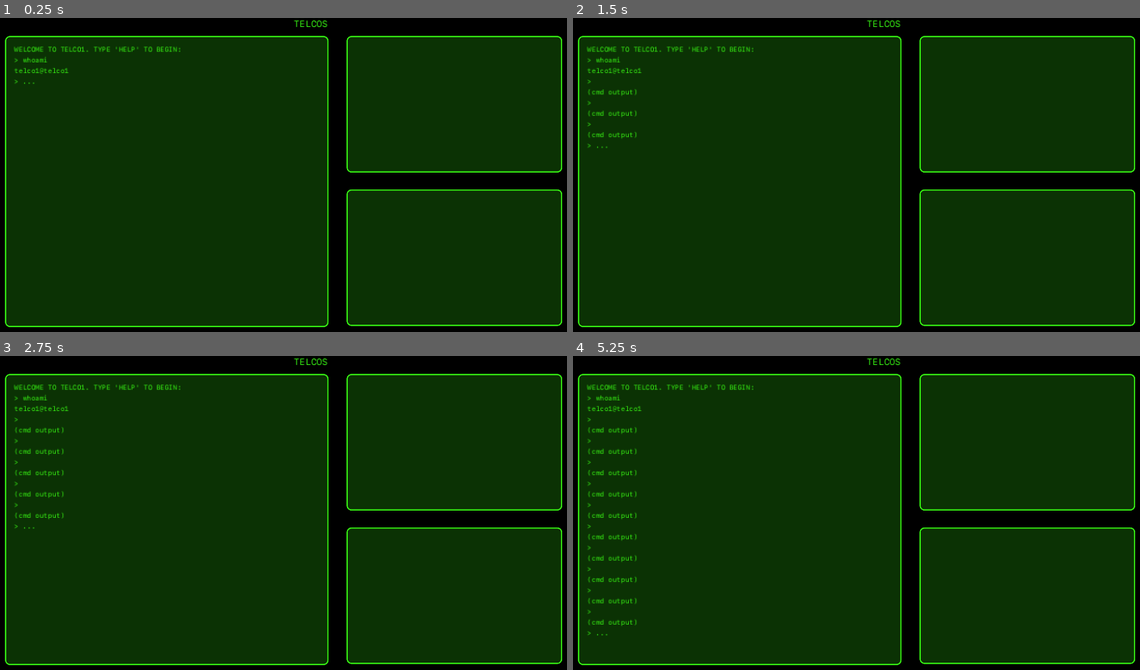
Above: before the commit, frames 1-4 (two rows, left to right).
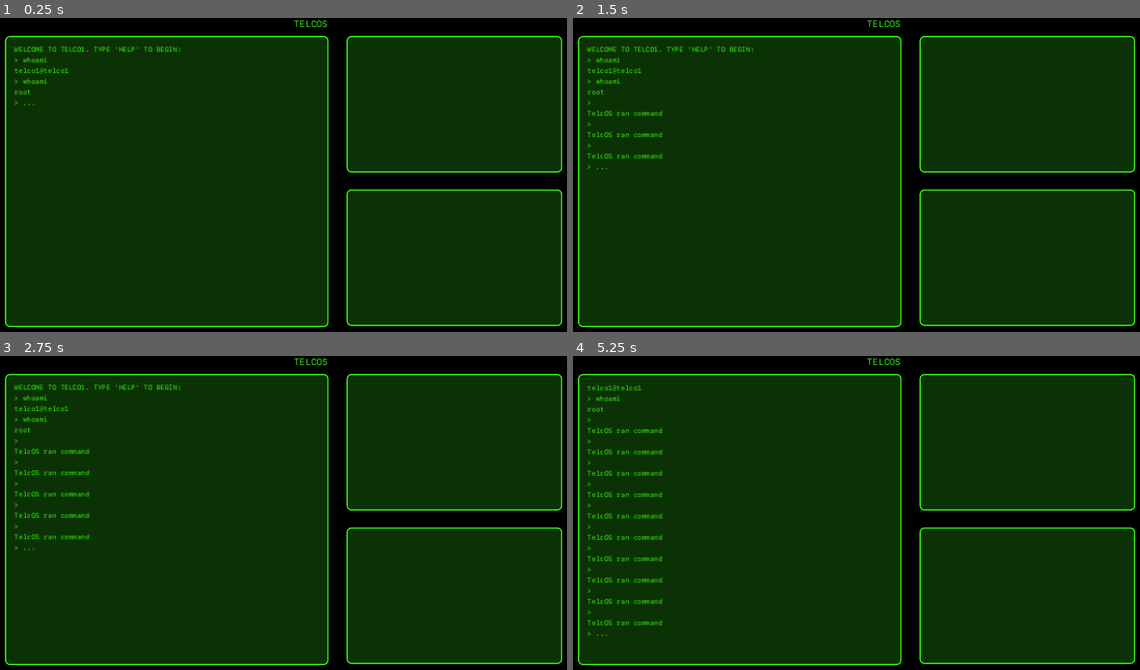
Above: after the commit, the same moments.

Repository: jwhenry28/TELCOS
Game: Godot game, scene res://scenes/main/main.tscn
Same seed, same stepped clock (60 frames per second), same inputs: the game is played once before the commit and once after it. Before the commit the project starts from res://main.tscn.
Inputs:
- Up to frame 1 (0.25 s): no input
- Up to frame 2 (1.5 s): tap Enter (cmd_enter) at 0.5, 0.6, 1.35 s; tap Space at 1.25 s
- Up to frame 3 (2.75 s): tap Enter (cmd_enter) at 2, 2.1 s
- Up to frame 4 (5.25 s): tap Space at 2.75, 4.25 s; tap Enter (cmd_enter) at 2.85, 3.5, 3.6, 4.35, 5.1 s

The runs differ from the first frame. In frame 1, less than 0.1% of the frame differs, in the area x 2-9%, y 19-28%; in frame 2, 0.5%; in frame 3, 0.7%; in frame 4, 1.8%, in the area x 2-32%, y 9-90%.

Commit message:
Can load TELCO from XML

Diff:
--- /dev/null
+++ b/assets/telcos/telco1.json
@@ -0,0 +1,77 @@
+{
+	"name": "telco1",
+	"users": [
+		{
+			"name": "telco1",
+			"password": "telco1",
+			"home": "/home/telco1",
+			"path": "/bin:/home/telco1"
+		},
+		{
+			"name": "dialer",
+			"password": "buzzard",
+			"home": "/home/dialer",
+			"path": "/bin:/home/dialer"
+		}
+	],
+	"filesys": {
+		"": {
+			"name": "",
+			"type": "dir",
+			"children": [
+				{
+					"name": "bin",
+					"type": "dir",
+					"permissions": "dialer:r-x",
+					"children": [
+						{
+							"name": "dial",
+							"type": "executable"
+						}
+					]
+				},
+				{
+					"name": "tmp",
+					"type": "dir",
+					"children": [
+						{
+							"name": "document.txt",
+							"type": "file",
+							"content": "dialer:buzzard"
+						}
+					]
+				},
+				{
+					"name": "home",
+					"type": "dir",
+					"children": [
+						{
+							"name": "telco1",
+							"type": "dir",
+							"permissions": "telco1:rw-",
+							"children": [
+								{
+									"name": "todo.txt",
+									"type": "file",
+									"content": "remove credentials from /tmp"
+								}
+							]
+						},
+						{
+							"name": "dialer",
+							"type": "dir",
+							"permissions": "dialer:rw-",
+							"children": [
+								{
+									"name": "history.txt",
+									"type": "file",
+									"content": "dial telco2"
+								}
+							]
+						}
+					]
+				}
+			]
+		}
+	}
+}
--- a/main.tscn
+++ /dev/null
@@ -1,44 +0,0 @@
-[gd_scene load_steps=4 format=3 uid="uid://dabc33oxpynev"]
-
-[ext_resource type="FontFile" uid="uid://bgadrxg0ccdgb" path="res://fonts/SFMonoRegular.otf" id="1_dqjp5"]
-[ext_resource type="Script" path="res://terminal.gd" id="3_2ajlc"]
-[ext_resource type="PackedScene" uid="uid://dcu2kfgje6oqm" path="res://terminal.tscn" id="3_8483m"]
-
-[node name="Main" type="Node"]
-
-[node name="BlackBackground" type="ColorRect" parent="."]
-anchors_preset = 15
-anchor_right = 1.0
-anchor_bottom = 1.0
-grow_horizontal = 2
-grow_vertical = 2
-color = Color(0, 0, 0, 1)
-
-[node name="TELCOS" type="Label" parent="."]
-anchors_preset = 5
-anchor_left = 0.5
-anchor_right = 0.5
-offset_left = -58.0
-offset_right = 58.0
-offset_bottom = 45.0
-grow_horizontal = 2
-theme_override_colors/font_color = Color(0.223529, 1, 0.0784314, 1)
-theme_override_fonts/font = ExtResource("1_dqjp5")
-theme_override_font_sizes/font_size = 16
-text = "TELCOS"
-horizontal_alignment = 1
-
-[node name="Terminal" parent="." instance=ExtResource("3_8483m")]
-script = ExtResource("3_2ajlc")
-
-[node name="Comms" type="Panel" parent="."]
-offset_left = 640.0
-offset_top = 32.0
-offset_right = 1024.0
-offset_bottom = 275.0
-
-[node name="Stats" type="Panel" parent="."]
-offset_left = 640.0
-offset_top = 305.0
-offset_right = 1024.0
-offset_bottom = 548.0
--- a/project.godot
+++ b/project.godot
@@ -11,9 +11,9 @@
 [application]
 
 config/name="TELCOS"
-run/main_scene="res://main.tscn"
+run/main_scene="res://scenes/main/main.tscn"
 config/features=PackedStringArray("4.3", "Forward Plus")
-config/icon="res://icon.svg"
+config/icon="res://assets/icon.svg"
 
 [display]
 
@@ -26,7 +26,7 @@
 
 [gui]
 
-theme/custom="res://telcos.tres"
+theme/custom="res://themes/telcos.tres"
 
 [input]
 
--- /dev/null
+++ b/scenes/main/main.gd
@@ -0,0 +1,25 @@
+extends Node
+
+var terminal
+var telcOS
+
+var telco_name
+
+# Called when the node enters the scene tree for the first time.
+func _ready() -> void:
+	print("main: loading")
+	terminal = $"Terminal"
+	telcOS = $"OS"
+
+	telco_name = 'telco1'
+	telcOS.load_telco(telco_name)
+	print("main: done")
+
+
+# Called every frame. 'delta' is the elapsed time since the previous frame.
+func _process(delta: float) -> void:
+	if Input.is_action_just_released("cmd_enter"):
+		var cmd = terminal.consume_text()
+		terminal.add_to_history("> " + cmd)
+		var result = telcOS.run_cmd(cmd)
+		terminal.add_to_history(result)
--- /dev/null
+++ b/scenes/main/main.tscn
@@ -0,0 +1,49 @@
+[gd_scene load_steps=6 format=3 uid="uid://dabc33oxpynev"]
+
+[ext_resource type="Script" path="res://scenes/main/main.gd" id="1_8xtc6"]
+[ext_resource type="FontFile" uid="uid://bgadrxg0ccdgb" path="res://fonts/SFMonoRegular.otf" id="1_wqm58"]
+[ext_resource type="PackedScene" uid="uid://dcu2kfgje6oqm" path="res://scenes/terminal/terminal.tscn" id="2_vjuq6"]
+[ext_resource type="Script" path="res://scenes/terminal/terminal.gd" id="3_2qah6"]
+[ext_resource type="PackedScene" uid="uid://dvq5dqvc2irvu" path="res://scenes/telcOS/telc_os.tscn" id="4_1jtnw"]
+
+[node name="Main" type="Node"]
+script = ExtResource("1_8xtc6")
+
+[node name="BlackBackground" type="ColorRect" parent="."]
+anchors_preset = 15
+anchor_right = 1.0
+anchor_bottom = 1.0
+grow_horizontal = 2
+grow_vertical = 2
+color = Color(0, 0, 0, 1)
+
+[node name="Title" type="Label" parent="."]
+anchors_preset = 5
+anchor_left = 0.5
+anchor_right = 0.5
+offset_left = -58.0
+offset_right = 58.0
+offset_bottom = 45.0
+grow_horizontal = 2
+theme_override_colors/font_color = Color(0.223529, 1, 0.0784314, 1)
+theme_override_fonts/font = ExtResource("1_wqm58")
+theme_override_font_sizes/font_size = 16
+text = "TELCOS"
+horizontal_alignment = 1
+
+[node name="Terminal" parent="." instance=ExtResource("2_vjuq6")]
+script = ExtResource("3_2qah6")
+
+[node name="Comms" type="Panel" parent="."]
+offset_left = 640.0
+offset_top = 32.0
+offset_right = 1024.0
+offset_bottom = 275.0
+
+[node name="Stats" type="Panel" parent="."]
+offset_left = 640.0
+offset_top = 305.0
+offset_right = 1024.0
+offset_bottom = 548.0
+
+[node name="OS" parent="." instance=ExtResource("4_1jtnw")]
--- /dev/null
+++ b/scenes/telcOS/telc_os.gd
@@ -0,0 +1,257 @@
+extends Node
+
+var telco_name: String
+var users: Array
+var filesys: iNode
+
+# Called when the node enters the scene tree for the first time.
+func _ready() -> void:
+	print("telcOS: loading")
+	print("telcOS: done")
+
+
+# Called every frame. 'delta' is the elapsed time since the previous frame.
+func _process(delta: float) -> void:
+	pass
+
+
+func load_telco(new_telco_name: String) -> void:
+	telco_name = new_telco_name
+	load_telco_xml(telco_name)
+	print('TELCO LOADED. Sanity check:')
+	print("name: ", telco_name)
+	print("users: ", users)
+	print("FILESYSTEM:")
+	filesys.print_inode(true)
+	filesys.print_inode_details(true)
+
+
+func load_telco_xml(new_telco_name: String) -> void:
+	print("Loading: ", new_telco_name)
+	var parser = XMLParser.new()
+	parser.open("res://assets/telcos/" + new_telco_name + ".xml")
+
+	var file_path = ''
+	var current_inode = null
+
+	while parser.read() != ERR_FILE_EOF:
+		match parser.get_node_type():
+			XMLParser.NODE_ELEMENT:
+				print("NODE_ELEMENT")
+				var element_name = parser.get_node_name()
+				var attributes_dict = {}
+				for i in range(parser.get_attribute_count()):
+					attributes_dict[parser.get_attribute_name(i)] = parser.get_attribute_value(i)
+
+				match element_name:
+					'telco':
+						self.telco_name = attributes_dict['name']
+						print("setting telco name: ", self.telco_name)
+					'users':
+						pass
+					'user':
+						print("adding user: ", attributes_dict.get('name', ''))
+						users.append(User.new(
+							attributes_dict.get('name', ''),
+							attributes_dict.get('password', ''),
+							attributes_dict.get('home', ''),
+							attributes_dict.get('path', '')
+						))
+					'filesys':
+						pass
+					'inode':
+						var file_name = attributes_dict.get('name')
+						var file_type = attributes_dict.get('type')
+						var file_unparsed_permissions = attributes_dict.get('permissions', '')
+
+						assert (file_name != null and file_type != null, "iNode name and type cannot be empty")
+
+						if file_name != "":
+							file_path += '/' + file_name
+
+						print("file path: ", file_path)
+						var file_permissions = {}
+						if file_name != "" and file_unparsed_permissions == '':
+							print("inherting parent permissions")
+							var parent_path_array:PackedStringArray = file_path.split('/')
+							parent_path_array.remove_at(parent_path_array.size() - 1)
+							var parent_path:String = "/".join(parent_path_array)
+
+							print("parent_path: ", parent_path)
+							var parent_inode:iNode = get_inode_from_path(parent_path)
+							assert(parent_inode != null, "Parent inode not found")
+
+							print("parent_inode: ", parent_inode.name)
+							file_permissions = parent_inode.permissions.duplicate()
+						else:
+							print("setting permissions")
+							for unparsed_permission in file_unparsed_permissions.split(';'):
+								if unparsed_permission == '':
+									continue
+								print("parsing: ", unparsed_permission)
+								var parsed_permission = unparsed_permission.split(':')
+								var username = parsed_permission[0]
+								var permissions = parsed_permission[1]
+								file_permissions[username] = permissions
+
+						var new_inode = iNode.new(file_name, file_type, file_permissions)
+						print("adding inode:")
+						print(new_inode)
+						var res = add_to_filesystem(file_path, new_inode)
+						assert (res, "Failed to add inode to filesystem")
+
+						current_inode = new_inode
+
+			XMLParser.NODE_TEXT:
+				var content = parser.get_node_data().strip_edges(true, true)
+				if content != '':
+					print("NODE_TEXT")
+					print(current_inode.name, ': ', content)
+					current_inode.set_content(content)
+			XMLParser.NODE_ELEMENT_END:
+				print("NODE_ELEMENT_END")
+				var element_name = parser.get_node_name()
+				match element_name:
+					'inode':
+						print("inode end. updating file path")
+						var parent_path_array:PackedStringArray = file_path.split('/')
+						parent_path_array.remove_at(parent_path_array.size() - 1)
+						file_path = "/".join(parent_path_array)
+
+						print("new file path: ", file_path)
+
+
+func add_to_filesystem(file_path:String, inode:iNode) -> bool:
+	if filesys == null:
+		print("adding root")
+		filesys = inode
+		return true
+
+	var file_path_array = file_path.split('/')
+	file_path_array = file_path_array.slice(1, file_path_array.size() - 1)
+	var current_node = filesys
+	for dir in file_path_array:
+		print("looking for: ", dir)
+		var child_name = dir
+		current_node = current_node.get_child(child_name)
+
+		if current_node == null:
+			return false
+
+	current_node.add_child(inode)
+	return true
+
+
+func get_inode_from_path(file_path:String):
+	assert(filesys != null, "Filesystem not loaded")
+
+	print("retrieving inode: ", file_path)
+	var file_path_array = file_path.split('/')
+	file_path_array.remove_at(0)
+
+	print(file_path_array)
+	var current_node = filesys
+	for dir in file_path_array:
+		print("looking for: ", dir)
+		current_node = current_node.get_child(dir)
+
+		if current_node == null:
+			return null
+
+	return current_node
+
+
+func run_cmd(cmd: String) -> String:
+	return 'TelcOS ran command'
+
+
+### INNER CLASSES ###
+class User:
+	var username: String
+	var password: String
+	var home: String
+	var path: String
+
+
+	func _init(new_username:String, new_password:String, new_home:String, new_path:String = ""):
+		assert (new_username != '' and new_password != '', "New users require a username and password")
+
+		self.username = new_username
+		self.password = new_password
+		self.home = new_home
+		self.path = new_path
+
+
+	func _to_string() -> String:
+		return username + ":" + password + " " + home + " " + path
+
+
+class iNode:
+	var name: String
+	var type: String
+	var permissions: Dictionary
+	var content: String
+	var children: Array
+
+
+	func _init(new_name:String, new_type:String, new_permissions:Dictionary = {}):
+		self.name = new_name
+		self.type = new_type
+
+		if new_permissions.is_empty():
+			new_permissions = {'*': 'rwx'}
+
+		self.permissions = new_permissions
+		self.children = []
+
+
+	func add_child(new_child:iNode) -> void:
+		# TODO: use return type instead if this becomes irritating
+		assert(type == 'dir', "Only directories can have children")
+		self.children.append(new_child)
+
+
+	func get_child(child_name:String):
+		for child in self.children:
+			print("checking child: ", child.name)
+			if child.name == child_name:
+				return child
+		return null
+
+
+	func set_content(new_content:String) -> void:
+		# TODO: use return type instead if this becomes irritating
+		assert(type == 'file', "Only files can have content")
+		self.content = new_content
+
+
+	func get_user_permissions(username:String):
+		return self.permissions[username]
+
+
+	func print_inode(recursive:bool = false, spacing:String = "") -> void:
+		print(spacing + self.name + " (" + self.type + ")")
+		for child in self.children:
+			child.print_inode(recursive, spacing + "  ")
+
+
+	func print_inode_details(recursive:bool = false) -> void:
+		print(self._to_string())
+		if recursive:
+			for child in self.children:
+				child.print_inode_details(recursive)
+
+
+	func _to_string() -> String:
+		var inode_string = self.name + " (" + self.type + ")\n"
+		inode_string += "permissions:\n"
+		for permission in self.permissions:
+			inode_string += " - " + permission + ": " + self.permissions[permission] + "\n"
+
+		inode_string += "content: " + self.content + "\n"
+
+		inode_string += "children:\n"
+		for child in self.children:
+			inode_string += " - " + child.name + " (" + child.type + ")" + "\n"
+
+		return inode_string
--- /dev/null
+++ b/scenes/telcOS/telc_os.tscn
@@ -0,0 +1,6 @@
+[gd_scene load_steps=2 format=3 uid="uid://dvq5dqvc2irvu"]
+
+[ext_resource type="Script" path="res://scenes/telcOS/telc_os.gd" id="1_unjrr"]
+
+[node name="TelcOS" type="Node"]
+script = ExtResource("1_unjrr")
--- a/terminal.gd
+++ b/scenes/terminal/terminal.gd
@@ -13,14 +13,25 @@
 
 var old_max_scroll_height = 0
 
+var terminal_history = [
+	"> whoami",
+	"root"
+]
+
 # Called when the node enters the scene tree for the first time.
 func _ready() -> void:
+	print("terminal: loading")
 	terminal_history_container = $"TerminalHistory"
 	vbox_container = $"TerminalHistory/VBoxContainer"
 	cmd_prompt_textedit = $"TerminalHistory/VBoxContainer/HBoxContainer/CmdPrompt"
 	terminal_history_scrollbar = $"TerminalHistory".get_v_scroll_bar()
 
 	last_sibling_index = vbox_container.get_child_count() - 2
+
+	for item in terminal_history:
+		add_to_history(item)
+
+	print("terminal: done")
 
 
 # Called every frame. 'delta' is the elapsed time since the previous frame.
@@ -29,12 +40,12 @@
 		adjust_scrollbar()
 		old_max_scroll_height = terminal_history_scrollbar.max_value
 
-	if Input.is_action_just_released("cmd_enter"):
+
+func consume_text() -> String:
 		var cmd = cmd_prompt_textedit.text
 		cmd_prompt_textedit.text = ''
-		add_to_history("> " + cmd)
-		run_cmd(cmd)
-		adjust_scrollbar()
+
+		return cmd
 
 
 func adjust_scrollbar() -> void:
--- a/terminal.tscn
+++ b/scenes/terminal/terminal.tscn
@@ -1,6 +1,4 @@
-[gd_scene load_steps=3 format=3 uid="uid://dcu2kfgje6oqm"]
-
-[ext_resource type="Theme" uid="uid://jhgebuatp6es" path="res://telcos.tres" id="1_o8oe5"]
+[gd_scene load_steps=2 format=3 uid="uid://dcu2kfgje6oqm"]
 
 [sub_resource type="StyleBoxFlat" id="StyleBoxFlat_i6ckf"]
 bg_color = Color(0, 0, 0, 0)
@@ -26,31 +24,25 @@
 
 [node name="VBoxContainer" type="VBoxContainer" parent="TerminalHistory"]
 layout_mode = 2
-theme = ExtResource("1_o8oe5")
 
 [node name="Welcome" type="Label" parent="TerminalHistory/VBoxContainer"]
 layout_mode = 2
-theme = ExtResource("1_o8oe5")
 text = "WELCOME TO TELCO1. TYPE 'HELP' TO BEGIN:"
 
 [node name="whoami" type="Label" parent="TerminalHistory/VBoxContainer"]
 layout_mode = 2
-theme = ExtResource("1_o8oe5")
 text = "> whoami"
 
 [node name="telco1" type="Label" parent="TerminalHistory/VBoxContainer"]
 layout_mode = 2
-theme = ExtResource("1_o8oe5")
 text = "telco1@telco1"
 
 [node name="HBoxContainer" type="HBoxContainer" parent="TerminalHistory/VBoxContainer"]
 layout_mode = 2
-theme = ExtResource("1_o8oe5")
 
 [node name=">" type="Label" parent="TerminalHistory/VBoxContainer/HBoxContainer"]
 layout_mode = 2
 size_flags_vertical = 0
-theme = ExtResource("1_o8oe5")
 text = ">"
 
 [node name="CmdPrompt" type="TextEdit" parent="TerminalHistory/VBoxContainer/HBoxContainer"]
@@ -58,7 +50,6 @@
 custom_minimum_size = Vector2(0, 32)
 layout_mode = 2
 size_flags_horizontal = 3
-theme = ExtResource("1_o8oe5")
 theme_override_colors/background_color = Color(0.0431373, 0.196078, 0.0156863, 1)
 theme_override_colors/font_color = Color(0.223529, 1, 0.0784314, 1)
 theme_override_styles/focus = SubResource("StyleBoxFlat_i6ckf")
Renamed: icon.svg -> assets/icon.svg
Not shown, changed: assets/icon.svg.import
Not shown, added: assets/telcos/telco1.xml
Not shown: 1 places in themes/telcos.tres that only renumber resources
